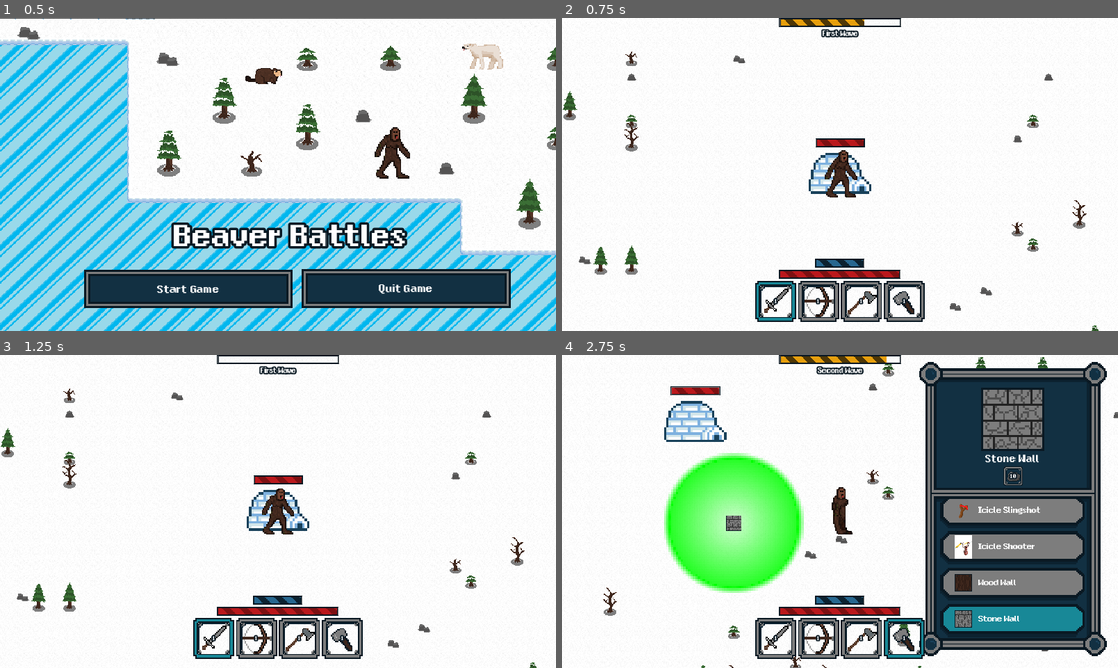
Above: before the commit, frames 1-4 (two rows, left to right).
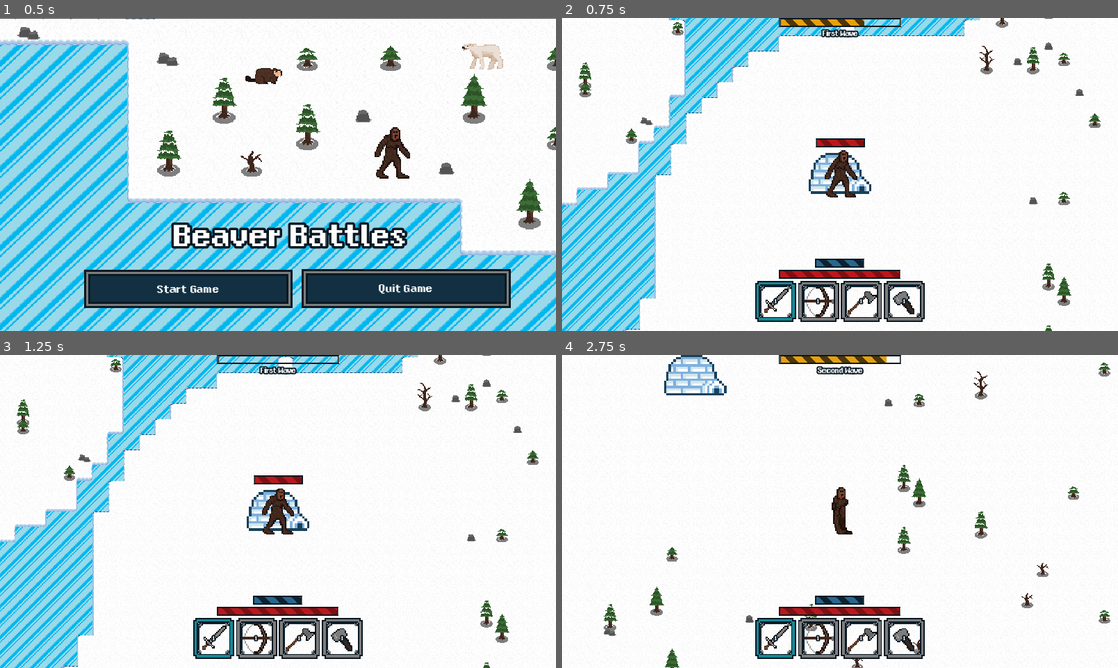
Above: after the commit, the same moments.

Repository: jharroff/CS3-CapstoneProject
Game: Godot game, scene res://startscreen/start_screen.tscn
Same seed, same stepped clock (60 frames per second), same inputs: the game is played once before the commit and once after it.
Inputs (mouse positions are in pixels of both pictures, inside the frame that each line leads up to):
- Up to frame 1 (0.5 s): no input
- Up to frame 2 (0.75 s): click "Start Game" at 0.5 s
- Up to frame 3 (1.25 s): no input
- Up to frame 4 (2.75 s): move the mouse to (962, 495) at 1.27 s; hold D (move_right) 1.28-2.03 s; tap Mouse wheel down (scrollDown) at 1.35, 2.3 s; tap Mouse wheel up (scrollUp) at 1.55, 2.1 s; move the mouse to (728, 527) at 2.02 s; hold S (move_down) from 2.03 s (still down)

Frame 1 is identical in both runs. In frame 2, 15% of the frame differs, in the area x 0-97%, y 0-100%; in frame 3, 16%; in frame 4, 41%, in the area x 7-100%, y 0-100%.

Commit message:
Small tweaks (#104)
* Invert hotbar scrolling

* Added random seed back

* Added ice gem texture

Diff:
--- a/Player/Player.gd
+++ b/Player/Player.gd
@@ -55,8 +55,8 @@
 	_hotbar.set_active_tool(_toolList[_modeInt]) # Sets the selected hotbar item
 	mainInteract.connect(global.world.UIParent.get_node("CenterHUD/ToolCooldown").start)
 	input.leftClick.connect(func(): mainInteract.emit())
-	input.scrollUp.connect(func(): cycleMode(1))
-	input.scrollDown.connect(func(): cycleMode(-1))
+	input.scrollUp.connect(func(): cycleMode(-1))
+	input.scrollDown.connect(func(): cycleMode(1))
 
 func getCurrentChunk() -> Vector2i: #Returns the current chunk that the player is in
 	return global.world.get_node("TileMaps").getChunk(position)
--- a/TileMap/tile_maps.gd
+++ b/TileMap/tile_maps.gd
@@ -20,7 +20,7 @@
 var _spawnSafeDistance = 10 #Controls how far away from spawn that lakes and trees start generating
 
 func _ready() -> void:
-	global.WORLD_SEED = 788687
+	global.WORLD_SEED = randi_range(0,22222222)
 	_terrainNoise.seed = global.WORLD_SEED
 	_terrainNoise.frequency = 0.02
 	_terrainNoise.fractal_octaves = 3
Binary file changed: gameplayReferences/resourceIcons/iceGem.png
